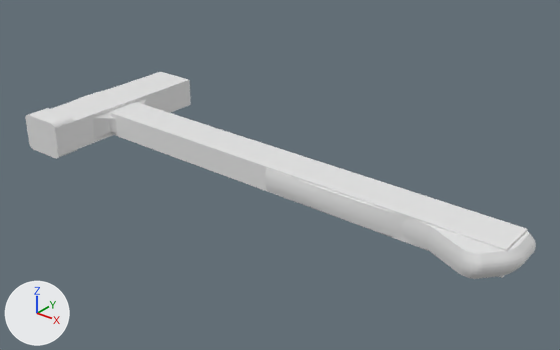
Two versions of the FBX model Assets/2.Models/Hammer.fbx, one commit apart.
Rendered twice from a 50 mm lens placed at (4.15, -4.96, 3.05), pointed at (0.11, 0.09, -0.09). The lights are fixed; the arrows at lower left show +X, +Y and +Z. Where no turn or scale is listed for an object, it has been applied to the vertices. Vertices at the same position are counted once.

Before the edit, the objects in view are built like this:
```python
me_hammer = bpy.data.meshes.new('Hammer')
me_hammer.from_pydata(...)  # 783 vertices, 700 faces; spans x -3.81..1.17, y -0.86..1.01, z -0.19..0.19
me_hammer_c_handle = bpy.data.meshes.new('Hammer_C_Handle')
me_hammer_c_handle.from_pydata(...)  # a box spanning x -2.42..2.42, y -0.19..0.19, z -0.12..0.12; a box spanning x -2.42..-1.95, y -0.85..1.01, z -0.15..0.15
ob_hammer = bpy.data.objects.new('Hammer', me_hammer)
ob_hammer.location = (1.346, 0.0, 0.0)
ob_hammer_c_handle = bpy.data.objects.new('Hammer_C_Handle', me_hammer_c_handle)
ob_hammer_c_handle.location = (0.0, 0.0, 0.0)
```
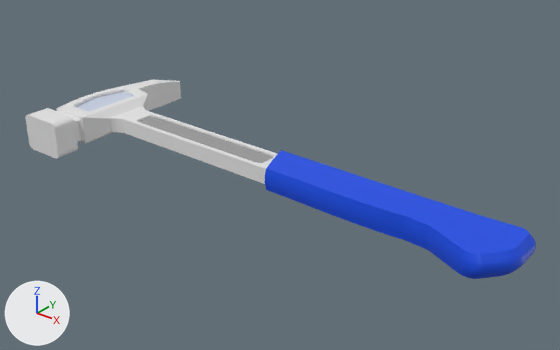
Boxes (x1, y1, x2, y2) around the edits, measured in the pictures (560 x 350 px):
'Hammer_C_Handle', deleted
    before: (51, 72, 528, 278)
part 1 of me_hammer, recoloured
    after: (77, 92, 132, 111)
part 2 of me_hammer, recoloured
    after: (138, 117, 273, 163)
part 3 of me_hammer, recoloured (grey to blue)
    both: (265, 168, 536, 279)

Patch to the scene script:
```diff
--- a/Assets/2.Models/Hammer.fbx.py
+++ b/Assets/2.Models/Hammer.fbx.py
@@ mat_material_001 @@
+mat_material_001 = principled_material('Material.001')
+mat_material_001.base_color = (0.8, 0.8, 0.8)  # white #e7e7e7
@@ mat_material_004 @@
+mat_material_004 = principled_material('Material.004')
+mat_material_004.base_color = (0.00327, 0.0728, 0.8)  # blue #0b4ce7
@@ mat_material_003 @@
+mat_material_003 = principled_material('Material.003')
+mat_material_003.base_color = (0.334, 0.334, 0.334)  # grey #9c9c9c
@@ mat_material_002 @@
+mat_material_002 = principled_material('Material.002')
+mat_material_002.base_color = (0.595, 0.658, 0.8)  # white #cbd4e7
@@ me_hammer @@
 me_hammer.from_pydata(...)  # 783 vertices, 700 faces; spans x -3.81..1.17, y -0.86..1.01, z -0.19..0.19
 # used by ob_hammer; location = (1.346, 0.0, 0.0)
+# me_hammer part 1: all 2 faces centred in x -3.58, y 0.0, z -0.11..0.11 switch from no material to mat_material_002 (white #cbd4e7)
+# me_hammer part 2: all 2 faces centred in x -2.13, y 0.0, z -0.06..0.06 switch from no material to mat_material_003 (grey #9c9c9c)
+# me_hammer part 3: 211 of the faces centred in x -1.24..1.17, y -0.39..0.24, z -0.11..0.11 switch from no material to mat_material_004 (blue #0b4ce7)
+me_hammer.materials.append(mat_material_001)  # white #e7e7e7
@@ ob_hammer_c_handle @@
-ob_hammer_c_handle = bpy.data.objects.new('Hammer_C_Handle', me_hammer_c_handle)
-ob_hammer_c_handle.location = (0.0, 0.0, 0.0)
```
